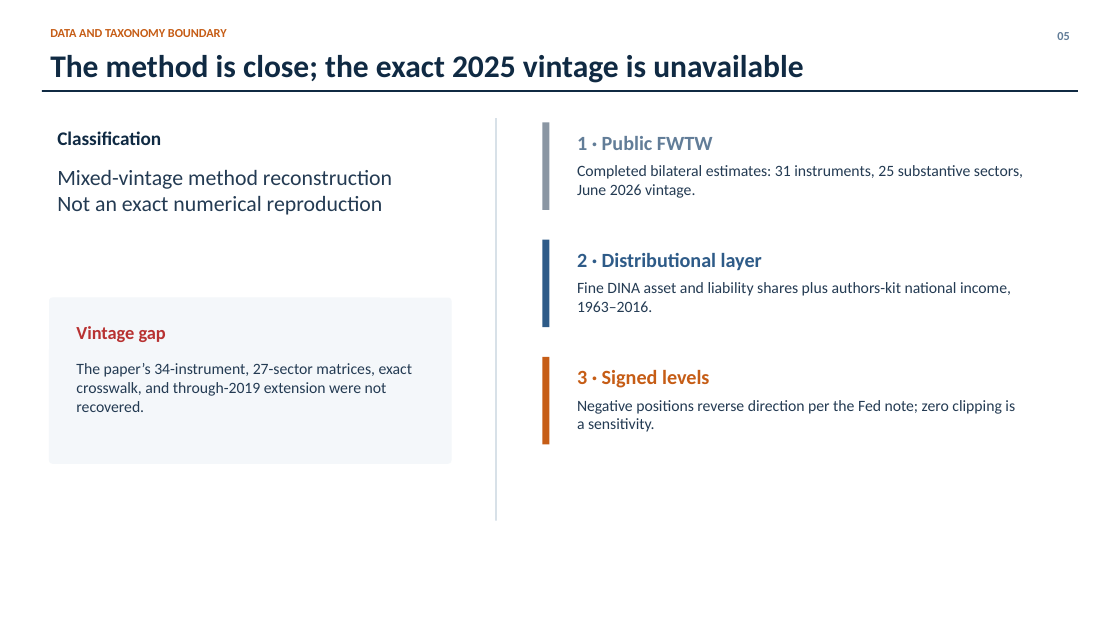
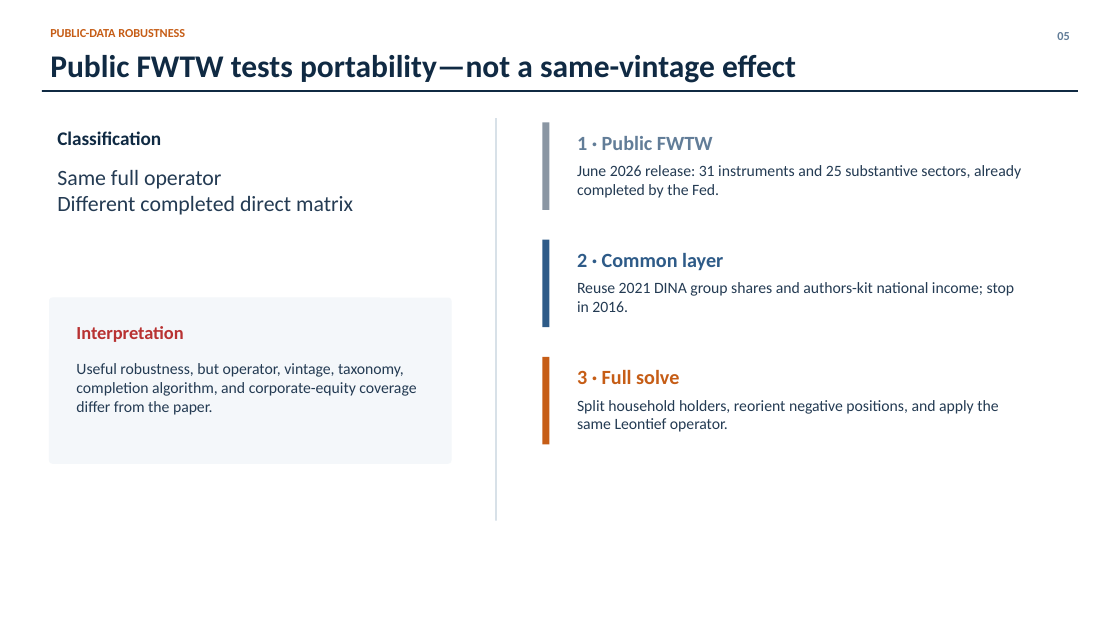
Before and after one commit to lorenz-gorini/mian-sufi-straub2025-saving-glut-replication, a slide deck: slide 5 of Presentation/6_figure8_method_comparison/presentation.pptx. Drawn at 1120x630 pixels with LibreOffice and Linux fonts; fonts in the diff are those of the drawing. Boxes give left, top, right and bottom in pixels: in the first picture for what was removed or moved away, otherwise in the second. Text is boxed around its words. In the diff, an @@ line names an element or a change of style, - is before the commit and + after.

Commit message:
Add three-route Figure 8 method comparison
Separate the seven-round benchmark, 2021-direct full-inverse
reconstruction, and public-FWTW robustness route. Add comparison
metrics, tests, documentation, and the focused presentation.

Validation: 36 tests passed; presentation QA passed.
AI-assisted implementation and documentation.

```diff
--- a/Presentation/6_figure8_method_comparison/presentation.pptx
+++ b/Presentation/6_figure8_method_comparison/presentation.pptx
@@ text at [50, 29, 185, 37]: text changed @@
-DATA AND TAXONOMY BOUNDARY
+PUBLIC-DATA ROBUSTNESS
@@ text at [50, 55, 796, 83]: text changed @@
-The method is close; the exact 2025 vintage is unavailable
+Public FWTW tests portability—not a same-vintage effect
@@ text at [57, 170, 353, 215]: text changed @@
-Mixed-vintage method reconstruction
-Not an exact numerical reproduction
+Same full operator
+Different completed direct matrix
@@ text at [577, 165, 1021, 198]: text changed @@
-Completed bilateral estimates: 31 instruments, 25 substantive sectors, June 2026 vintage.
+June 2026 release: 31 instruments and 25 substantive sectors, already completed by the Fed.
@@ text at [577, 253, 723, 270]: text changed @@
-2 · Distributional layer
+2 · Common layer
@@ text at [577, 282, 1015, 312]: text changed @@
-Fine DINA asset and liability shares plus authors-kit national income, 1963–2016.
+Reuse 2021 DINA group shares and authors-kit national income; stop in 2016.
@@ text at [76, 326, 183, 342]: text changed @@
-Vintage gap
+Interpretation
@@ text at [76, 363, 416, 415]: text changed @@
-The paper’s 34-instrument, 27-sector matrices, exact crosswalk, and through-2019 extension were not recovered.
+Useful robustness, but operator, vintage, taxonomy, completion algorithm, and corporate-equity coverage differ from the paper.
@@ text at [577, 370, 679, 384]: text changed @@
-3 · Signed levels
+3 · Full solve
@@ text at [577, 400, 998, 432]: text changed @@
-Negative positions reverse direction per the Fed note; zero clipping is a sensitivity.
+Split household holders, reorient negative positions, and apply the same Leontief operator.
```
Also in this commit, not shown: 7 other slides changed, 24 other files.
